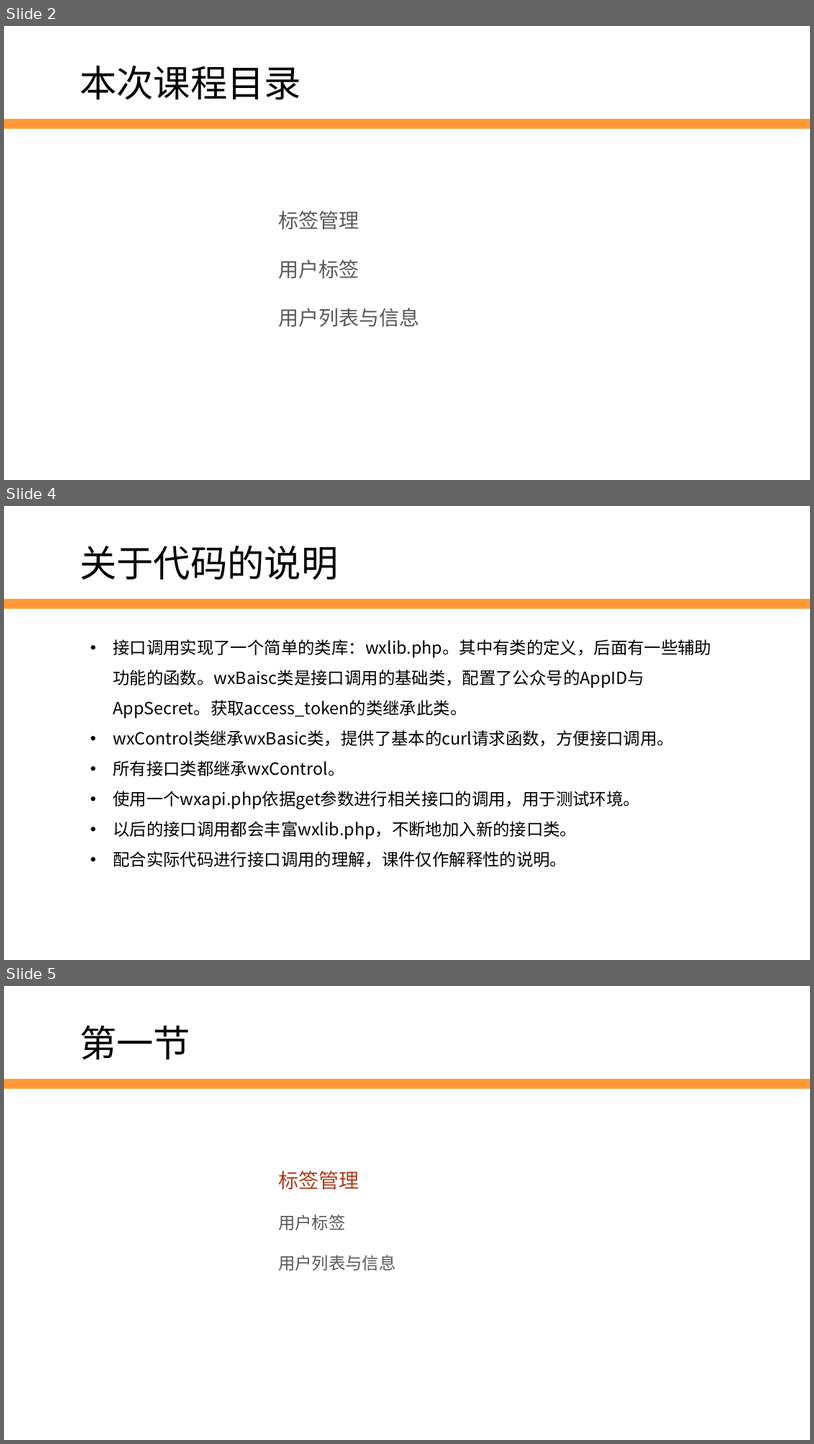
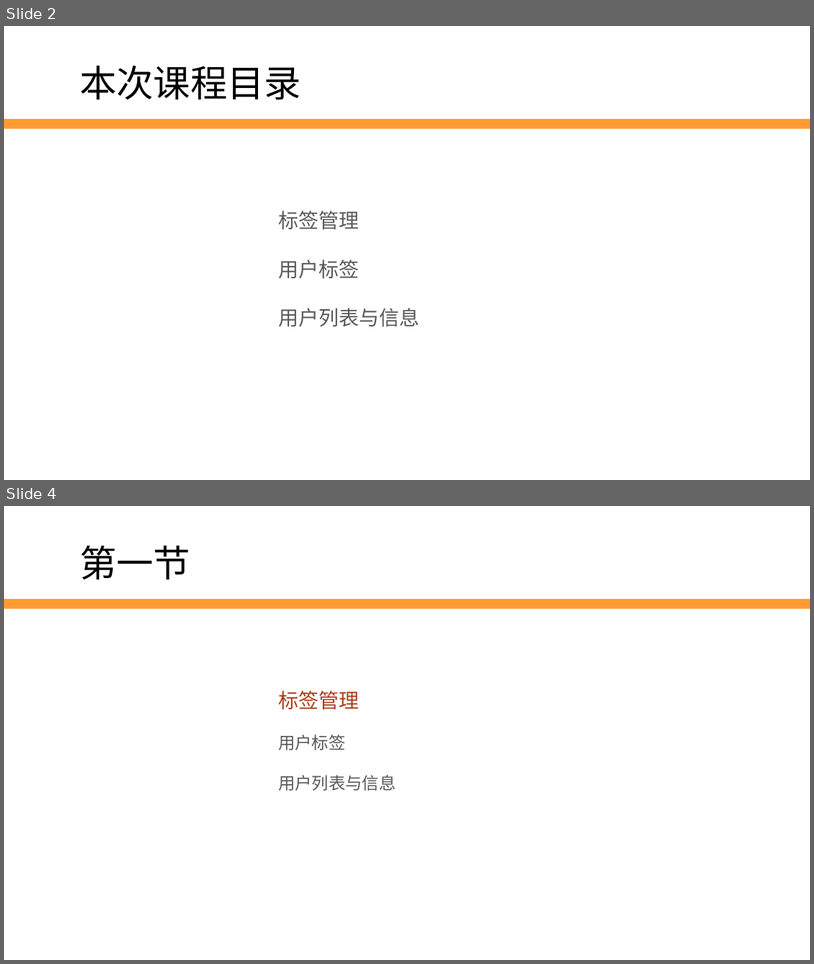
Before and after one commit to edu2act/2017-2018_1st_Wechat_Web_Programming, a slide deck: 课程ppt/第8讲 用户管理.pptx. Shown one above the other, each under a label of ours: slides 2, 4 and 5 before the commit, slides 2 and 4 after it; the slides between them are not shown. The pictures are 814x1444 and 814x964 pixels, drawn with LibreOffice and Linux fonts; fonts in the diff are those of the drawing; background and template pictures are left out. Boxes give left, top, right and bottom in pixels: in the first picture for what was removed or moved away, otherwise in the second. Text is boxed around its words. In the diff, an @@ line names an element or a change of style, - is before the commit and + after.

```diff
--- a/课程ppt/第8讲 用户管理.pptx
+++ b/课程ppt/第8讲 用户管理.pptx
@@ slide 4 removed at (x1=4, y1=506, x2=810, y2=960), background #FFFFFF; not listed: 1 template element that a slide beside it also shows @@
@@ text removed at (x1=80, y1=546, x2=338, y2=579) @@
-关于代码的说明
@@ text removed at (x1=113, y1=639, x2=712, y2=867) @@
-• 接口调用实现了一个简单的类库：wxlib.php。其中有类的定义，后面有一些辅助功能的函数。wxBaisc类是接口调用的基础类，配置了公众号的AppID与AppSecret。获取access_token的类继承此类。
-• wxControl类继承wxBasic类，提供了基本的curl请求函数，方便接口调用。
-• 所有接口类都继承wxControl。
-• 使用一个wxapi.php依据get参数进行相关接口的调用，用于测试环境。
-• 以后的接口调用都会丰富wxlib.php，不断地加入新的接口类。
-• 配合实际代码进行接口调用的理解，课件仅作解释性的说明。
@@ what was slide 5 is now slide 4 @@
```
Also in this commit, not shown: 2 slides changed.
